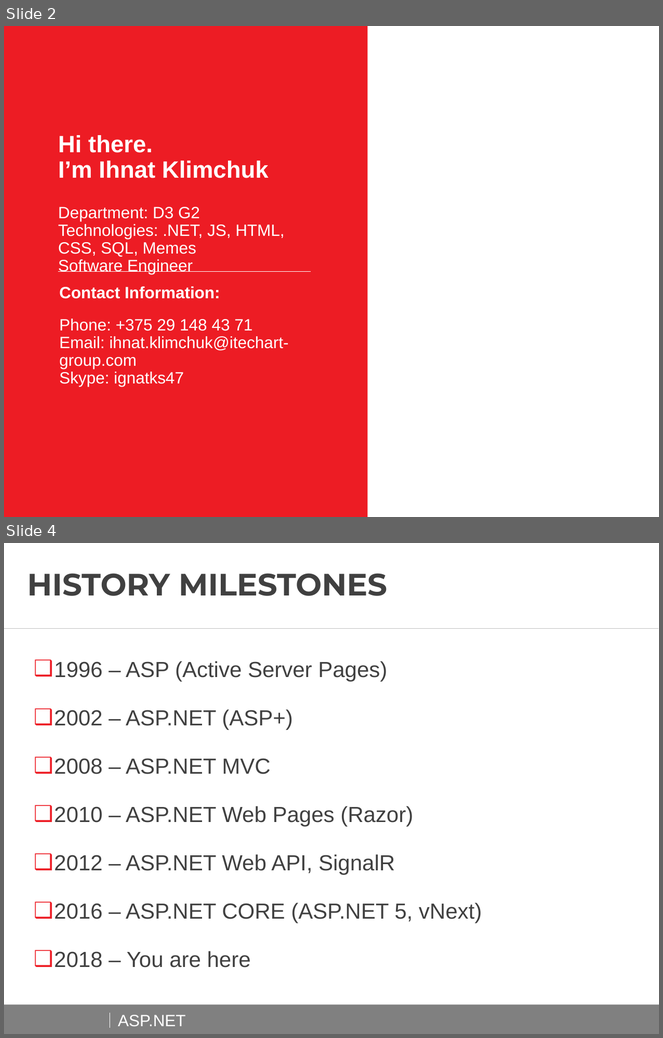
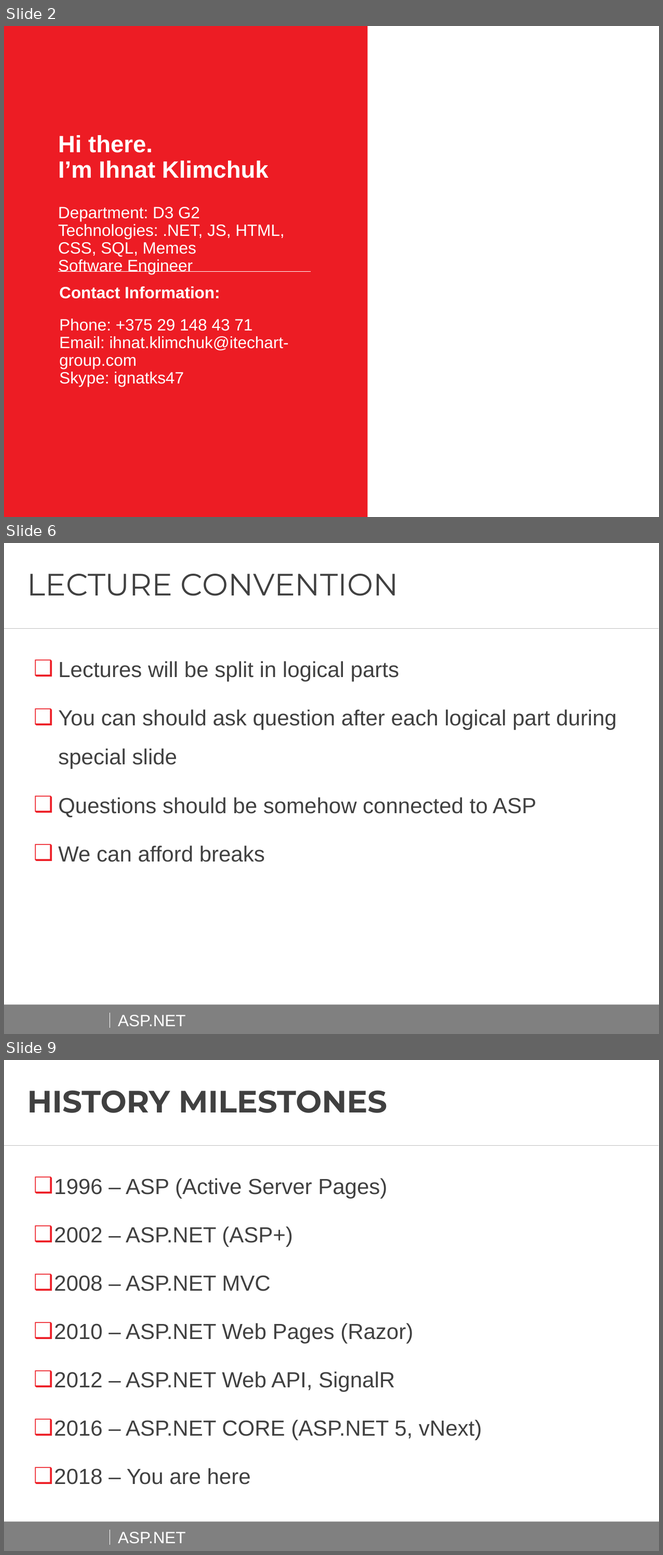
Before and after one commit to AndreiShenets/ASP.NET-Lectures, a slide deck: docs/ASP.NET - iTechArt 2018.pptx. Shown one above the other, each under a label of ours: slides 2 and 4 before the commit, slides 2, 6 and 9 after it; the slides between them are not shown. The pictures are 663x1038 and 663x1555 pixels, drawn with LibreOffice and Linux fonts; fonts in the diff are those of the drawing; background and template pictures are left out. Boxes give left, top, right and bottom in pixels: in the first picture for what was removed or moved away, otherwise in the second. Text is boxed around its words. In the diff, an @@ line names an element or a change of style, - is before the commit and + after.

Commit message:
Updating lections with convention, goals and plan

```diff
--- a/docs/ASP.NET - iTechArt 2018.pptx
+++ b/docs/ASP.NET - iTechArt 2018.pptx
@@ slide 6 added at <box>4,543,659,1034</box>, background #FFFFFF; not listed: 5 template elements that a slide beside it also shows @@
@@ title added at <box>27,574,398,596</box>, 34 pt, text #404040 @@
+LECTURE CONVENTION
@@ text added at <box>58,661,617,862</box>, 24 pt, text #404040 @@
+❑ Lectures will be split in logical parts
+❑ You can should ask question after each logical part during special slide
+❑ Questions should be somehow connected to ASP
+❑ We can afford breaks
@@ what was slide 4 is now slide 9 @@
```
Also in this commit, not shown: 5 other slides added, 1 slide removed, 2 other files.
